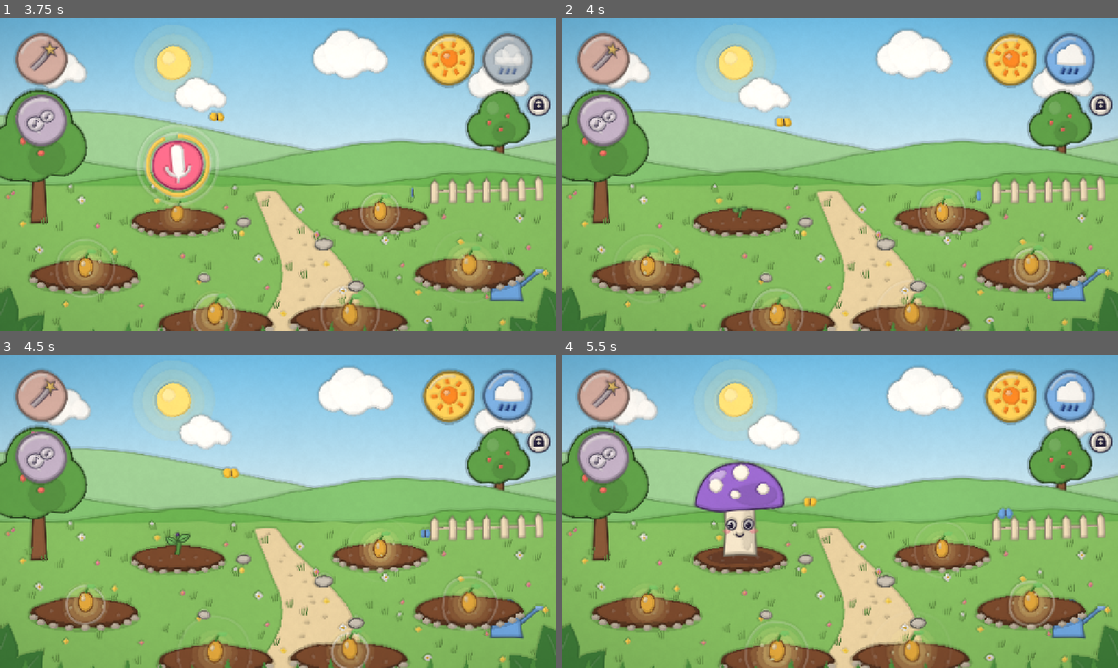
Above: before the commit, frames 1-4 (two rows, left to right).
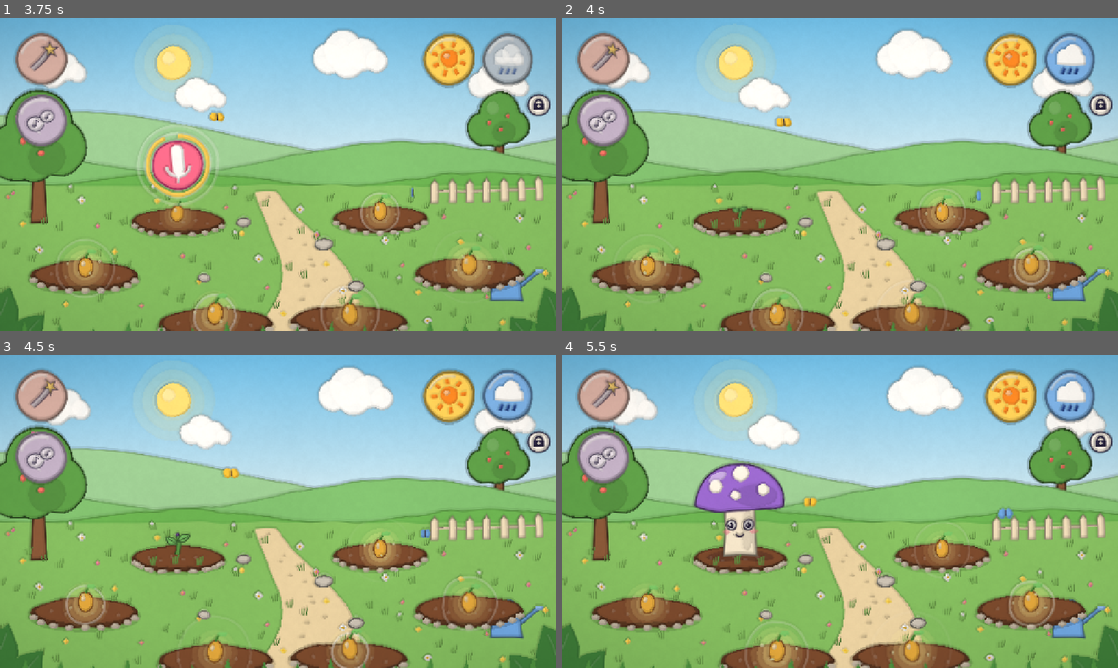
Above: after the commit, the same moments.

Repository: pinkysworld/Summgarten
Game: Godot game, scene res://scenes/main.tscn
Two runs of this game, one before a commit and one after it. Both use one fixed random seed, a clock stepped at 60 frames per second and the inputs below.
Inputs (mouse positions are in pixels of both pictures, inside the frame that each line leads up to):
- Up to frame 1 (3.75 s): move the mouse to (400, 158) at 0.52 s; click (400, 158) at 0.67 s; move the mouse to (166, 190) at 1.27 s; click (166, 190) at 1.42 s; move the mouse to (333, 105) at 2.02 s; click (333, 105) at 2.17 s; move the mouse to (250, 237) at 2.77 s; click (250, 237) at 2.92 s; move the mouse to (444, 221) at 3.52 s; click (444, 221) at 3.67 s
- Up to frame 2 (4 s): no input
- Up to frame 3 (4.5 s): move the mouse to (111, 464) at 4.27 s; click (111, 464) at 4.42 s
- Up to frame 4 (5.5 s): move the mouse to (867, 511) at 5.02 s; click (867, 511) at 5.17 s

Frame 1 is identical in both runs. In frame 2, 0.1% of the frame differs, in the area x 24-40%, y 63-70%; in frame 3, 0.1%; in frame 4, 0.6%, in the area x 23-40%, y 34-70%.

Commit message:
Wesen stehen in der Erde (Beet-Vorderkante, Gras), Atmen

Diff:
--- a/scripts/creature.gd
+++ b/scripts/creature.gd
@@ -273,7 +273,8 @@
 	# soft ground shadow
 	draw_colored_polygon(_ell_pts(Vector2(0, 4), Vector2(62 * s, 14 * s), 0.0, 24), Color(0.1, 0.05, 0.1, 0.22))
 	var sway := sin(_t * (0.6 if sleeping else 1.6)) * 0.045 * (1.0 - _sleep_blend * 0.7)
-	var squash := 1.0 + 0.16 * sing_amp + 0.06 * beat_pulse
+	var breath := 0.018 * sin(_t * 2.2) * (1.0 - _sleep_blend * 0.3) * (0.6 if not sleeping else 1.4)
+	var squash := 1.0 + 0.16 * sing_amp + 0.06 * beat_pulse + breath
 	var lean := sway + bow_amt * 0.45 + _look.x * 0.05
 	draw_set_transform(Vector2(0, -hop * 40.0 - _bob * 8.0), lean, Vector2(s / sqrt(squash), s * squash * (1.0 - bow_amt * 0.12)))
 	match species:
--- a/scripts/main.gd
+++ b/scripts/main.gd
@@ -866,6 +866,33 @@
 		var s := sin(_t * 1.2 + i) * 4.0
 		_front.draw_colored_polygon(PackedVector2Array([Vector2(x - 12, 740), Vector2(x + s, 740 - h), Vector2(x + 12, 740)]), leaf2)
 
+	# front lip of each occupied bed, so beings stand *in* the soil
+	for i in BED_POSITIONS.size():
+		if beds[i] == null:
+			continue
+		var b: Vector2 = BED_POSITIONS[i]
+		var k: float = BED_SCALE[i]
+		var soil := Color("7a4a2e").lerp(Color("2a2430"), ev * 0.6)
+		var lip := PackedVector2Array()
+		for j in 17:
+			var a := PI * j / 16.0
+			lip.append(b + Vector2(cos(a) * 102, 4 + sin(a) * 25) * k)
+		for j in range(15, 0, -1):
+			var a := PI * j / 16.0
+			lip.append(b + Vector2(cos(a) * 70, 8 + sin(a) * 6) * k)
+		_front.draw_colored_polygon(lip, soil)
+		for j in 7:
+			var a := PI * 0.15 + PI * 0.7 * j / 6.0
+			var pp := b + Vector2(cos(a) * 110, sin(a) * 32 + 8) * k
+			_front.draw_colored_polygon(_front_ellipse(pp, Vector2(9, 6) * k, 0.0), Color("a99c8c").lerp(Color("3b3d55"), night * 0.8))
+			_front.draw_colored_polygon(_front_ellipse(pp + Vector2(-1, -1) * k, Vector2(7, 4.5) * k, 0.0), Color("cfc5b6").lerp(Color("3b3d55"), night * 0.8))
+		var tuft := Color("5fa14a").lerp(Color("15302a"), night) if season != Season.WINTER else Color("b9c8d8")
+		for j in 3:
+			var g := b + Vector2((-60 + j * 55) * k, 22 * k)
+			var gsw := sin(_t * 1.4 + j + i) * 2.0
+			for q in 3:
+				_front.draw_line(g + Vector2((q - 1) * 4, 0), g + Vector2((q - 1) * 6 + gsw, -14 - q * 3), tuft, 3.0, true)
+
 	for sp in _season_parts:
 		var p: Vector2 = sp[0]
 		var ph: float = sp[1]
